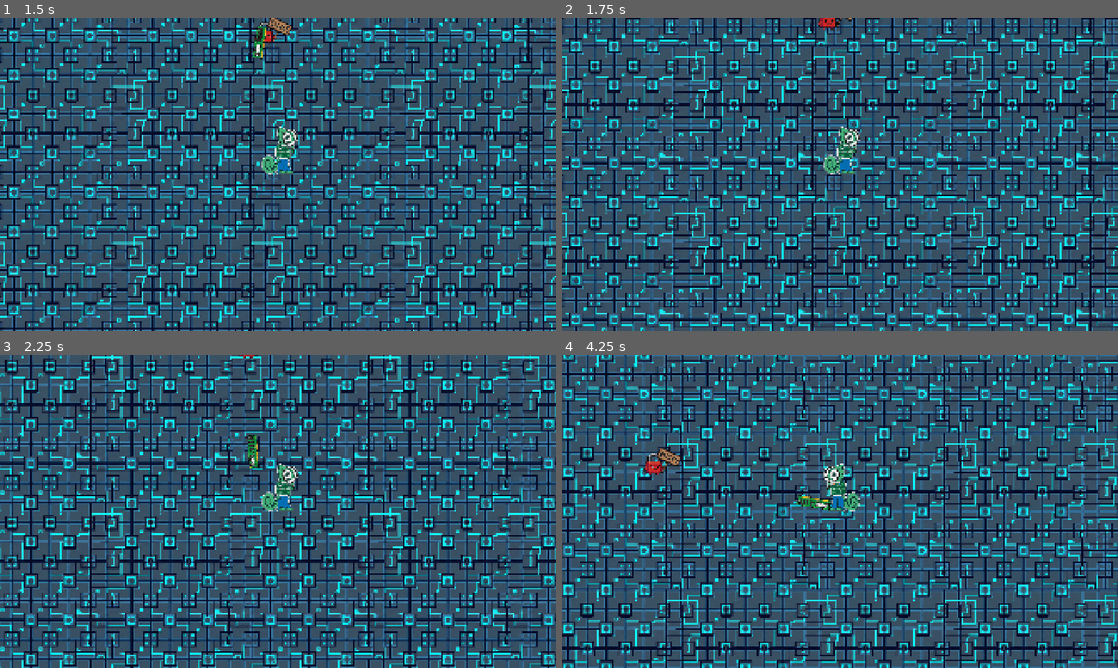
Above: before the commit, frames 1-4 (two rows, left to right).
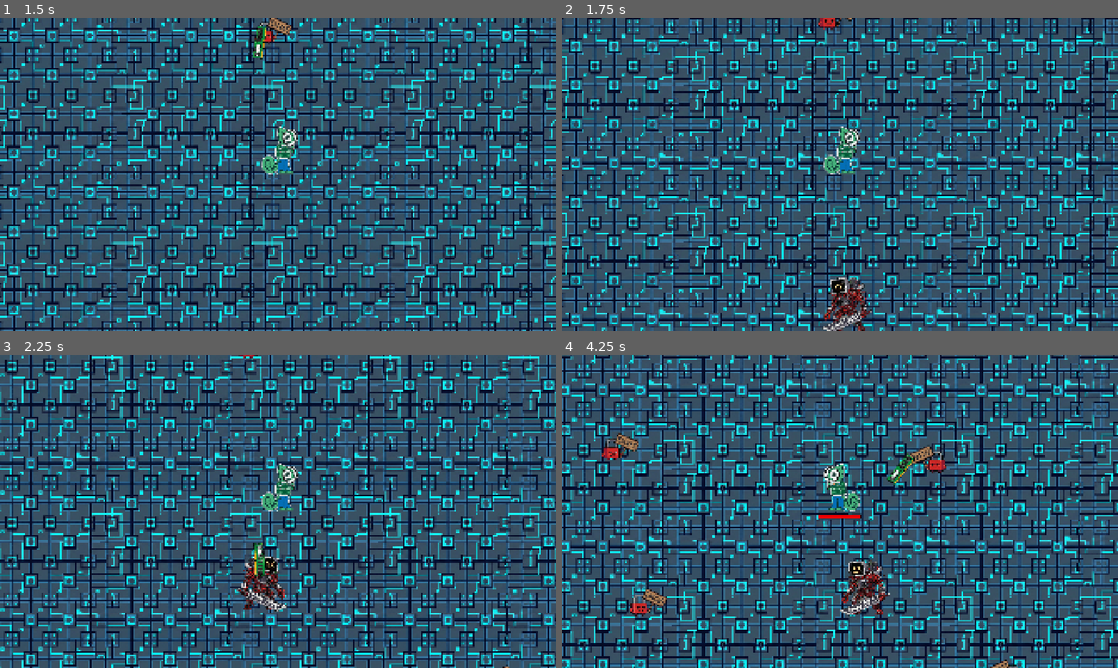
Above: after the commit, the same moments.

Repository: jcronenberg/hackweek-survivor
Game: Godot game, scene res://src/game/game.tscn
Same seed, same stepped clock (60 frames per second), same inputs: the game is played once before the commit and once after it.
Inputs:
- Up to frame 1 (1.5 s): tap Enter at 0.5 s; hold Right (ui_right) 0.53-1.28 s; hold Down (ui_down) from 1.28 s (still down)
- Up to frame 2 (1.75 s): keep holding Down (ui_down)
- Up to frame 3 (2.25 s): release Down (ui_down) at 2.03 s; hold Right (ui_right) from 2.03 s (still down)
- Up to frame 4 (4.25 s): release Right (ui_right) at 2.78 s; hold Up (ui_up) 2.78-3.53 s; hold Left (ui_left) from 3.53 s (still down)

Frame 1 is identical in both runs. In frame 2, 1.0% of the frame differs, in the area x 47-56%, y 82-100%; in frame 3, 1.3%; in frame 4, 71%, in the area x 0-100%, y 0-100%.

Commit message:
Increase enemy spawn rate

Diff:
--- a/src/game/game.gd
+++ b/src/game/game.gd
@@ -3,8 +3,8 @@
 const ENEMY_GODOT = preload("uid://dcai8d26135ma")
 const ENEMY_BOSS_SEGFAULT = preload("uid://cnfw626eys7b")
 
-@export var spawn_rate: float = 3.0
-var spawn_delta_time: float = 3.0
+@export var spawn_rate: float = 0.5
+var spawn_delta_time: float = 1.0
 
 
 func _physics_process(delta: float) -> void:
@@ -38,7 +38,7 @@
 	pos += Global.get_player().position
 
 	var enemy: Enemy
-	if randi() % 10 == 9:
+	if randi() % 20 == 19:
 		enemy = ENEMY_BOSS_SEGFAULT.instantiate()
 	else:
 		enemy = ENEMY_GODOT.instantiate()
